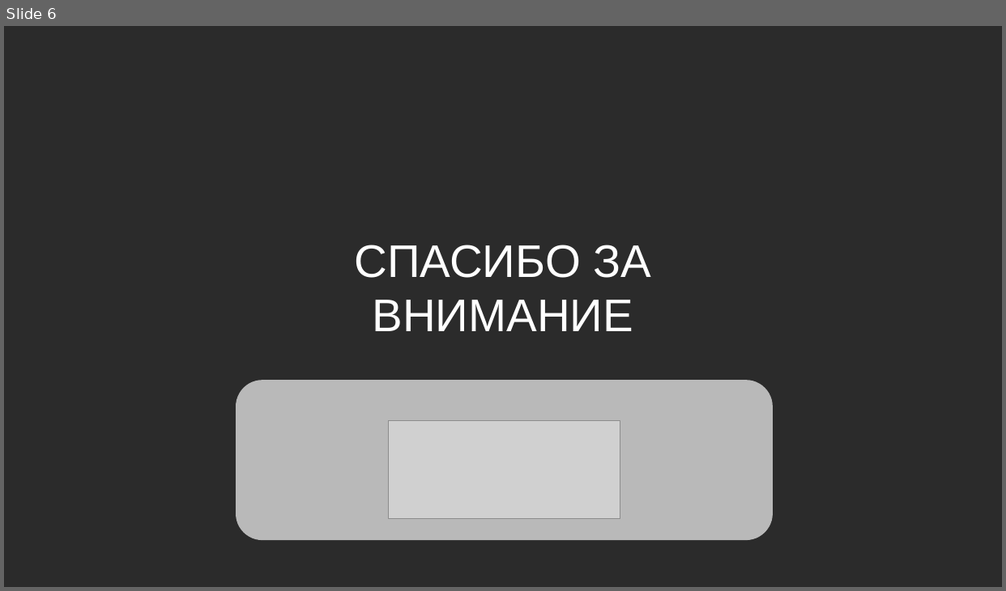
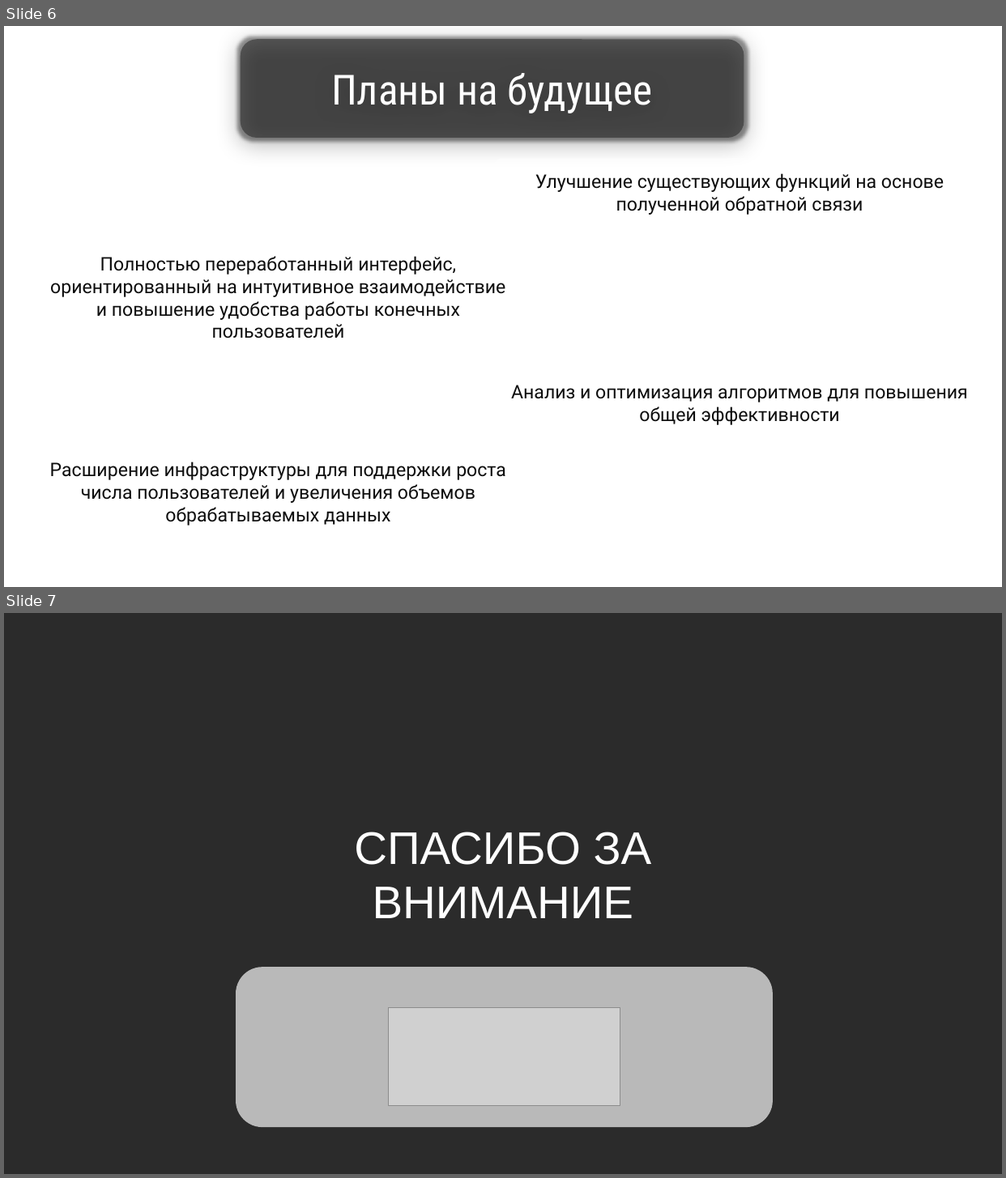
Before and after one commit to KlosHiHi/PITPM, a slide deck: pract/pract5/Презентация.pptx. Shown one above the other, each under a label of ours: slide 6 before the commit, slides 6 and 7 after it. The pictures are 1006x591 and 1006x1178 pixels, drawn with LibreOffice and Linux fonts; fonts in the diff are those of the drawing; grey boxes stand for pictures; background and template pictures are left out; a plain dark background stands for a picture behind light text. Boxes give left, top, right and bottom in pixels: in the first picture for what was removed or moved away, otherwise in the second. Text is boxed around its words. In the diff, an @@ line names an element or a change of style, - is before the commit and + after.

```diff
--- a/pract/pract5/Презентация.pptx
+++ b/pract/pract5/Презентация.pptx
@@ slide 6 added at (4, 26, 1002, 587), background picture (left out) @@
@@ rounded rectangle added at (241, 40, 744, 139), fill #000000 at 39% opacity, 40 pt, text #FFFFFF @@
+Планы на будущее
@@ text added at (535, 173, 944, 215), 18 pt, text #0D0D0D @@
+Улучшение существующих функций на основе полученной обратной связи
@@ text added at (50, 256, 506, 339), 18 pt, text #0D0D0D @@
+Полностью переработанный интерфейс, ориентированный на интуитивное взаимодействие и повышение удобства работы конечных пользователей
@@ text added at (511, 385, 968, 425), 18 pt, text #0D0D0D @@
+Анализ и оптимизация алгоритмов для повышения общей эффективности
@@ text added at (50, 462, 506, 526), 18 pt, text #0D0D0D @@
+Расширение инфраструктуры для поддержки роста числа пользователей и увеличения объемов обрабатываемых данных
@@ what was slide 6 is now slide 7 @@
```
Also in this commit, not shown: 1 slide changed, 4 other slides added, 4 slides removed, 1 other file.
